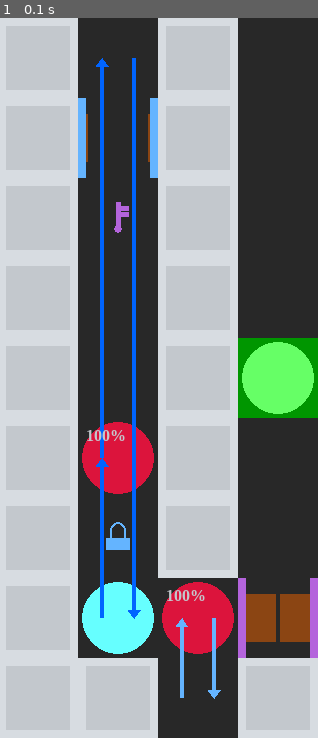
Above: before the commit, frame 1.
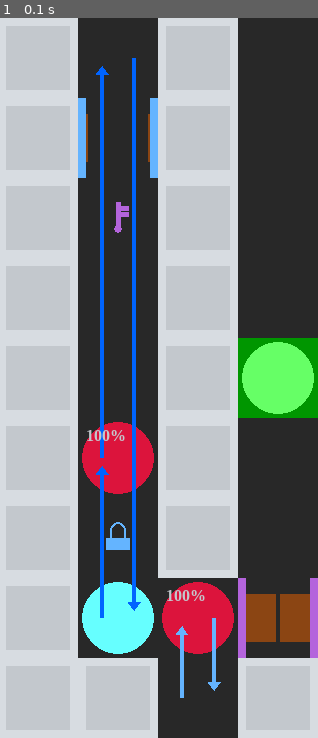
Above: after the commit, the same moment.

Repository: WingedSeal/mazegame
Game: pygame game, started from src/main.py
Two runs of this game, one before a commit and one after it. Both use one fixed random seed, a clock stepped at 60 frames per second and the inputs below.
Inputs:
- Up to frame 1 (0.1 s): no input

The runs differ from the first frame. In frame 1, 0.2% of the frame differs, in the area x 30-70%, y 5-95%.

Commit message:
feat: add arrow head padding

Diff:
--- a/src/mazegame/preview.py
+++ b/src/mazegame/preview.py
@@ -13,6 +13,7 @@
 _ARROW_PADDING = 0.3
 _ARROW_WIDTH = 0.05
 _ARROW_HEAD_HEIGHT = 0.1
+_ARROW_HEAD_PADDING = 0.1
 _ARROW_HEAD_WIDTH_OFFSET = 0.05
 
 
@@ -156,19 +157,27 @@
         match direction:
             case Direction.UP | Direction.DOWN:
                 size_x = _ARROW_WIDTH
-                size_y = abs(end_pos[1] - start_pos[1]) - _ARROW_HEAD_HEIGHT
+                size_y = (
+                    abs(end_pos[1] - start_pos[1])
+                    - _ARROW_HEAD_HEIGHT
+                    - _ARROW_HEAD_PADDING
+                )
                 left -= _ARROW_WIDTH / 2
             case Direction.LEFT | Direction.RIGHT:
-                size_x = abs(end_pos[0] - start_pos[0]) - _ARROW_HEAD_HEIGHT
+                size_x = (
+                    abs(end_pos[0] - start_pos[0])
+                    - _ARROW_HEAD_HEIGHT
+                    - _ARROW_HEAD_PADDING
+                )
                 size_y = _ARROW_WIDTH
                 top -= _ARROW_WIDTH / 2
             case Direction.HALT:
                 raise ValueError("Cannot draw arrow for halt")
         match direction:
             case Direction.UP:
-                top += _ARROW_HEAD_HEIGHT
+                top += _ARROW_HEAD_HEIGHT + _ARROW_HEAD_PADDING
             case Direction.LEFT:
-                left += _ARROW_HEAD_HEIGHT
+                left += _ARROW_HEAD_HEIGHT + _ARROW_HEAD_PADDING
         arrow_points: list[tuple[float, float]]
         match direction:
             case Direction.UP:
